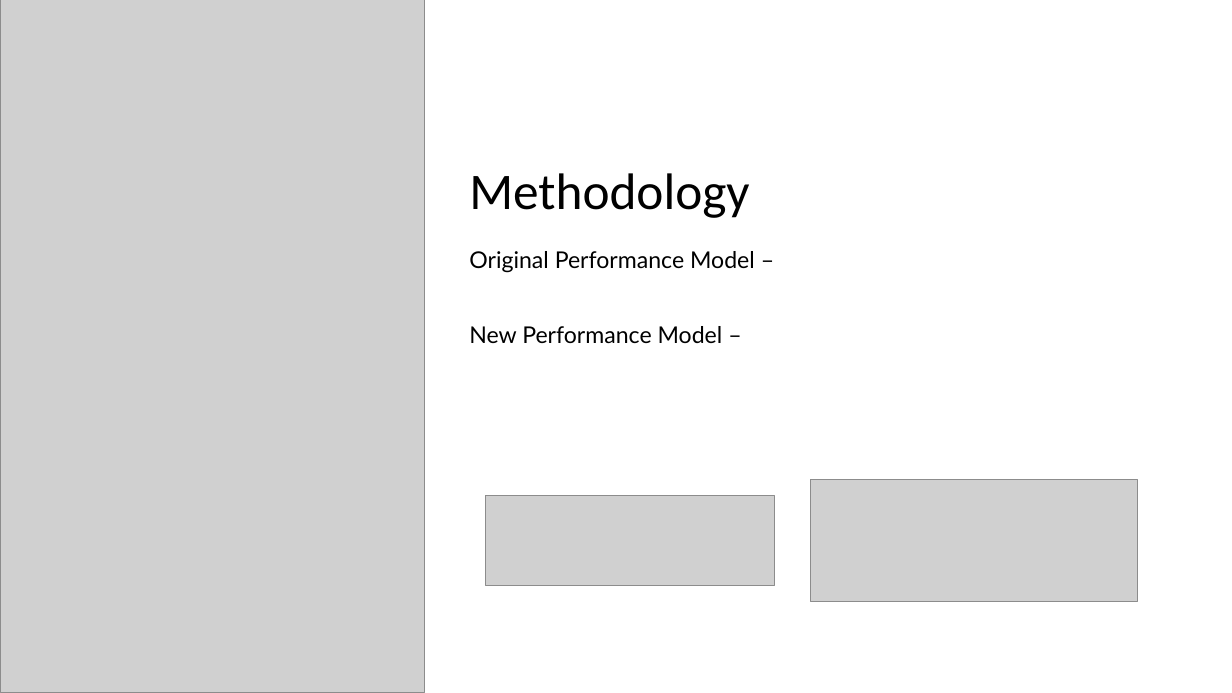
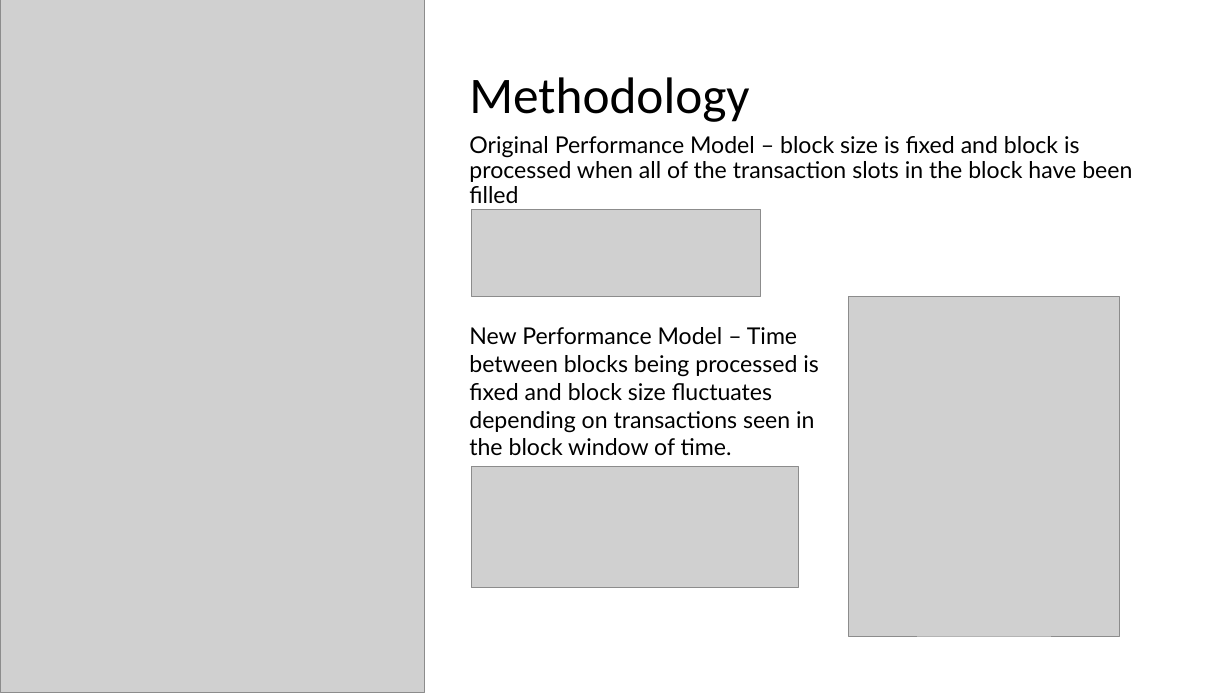
Before and after one commit to andrewqsmith/Block-Size-Optimization-for-VBASBS-Queueing-Model-for-Blockchain, a slide deck: slide 5 of Group Presentation.pptx (slide 4 before the commit). Drawn at 1232x693 pixels with LibreOffice and Linux fonts; fonts in the diff are those of the drawing; grey boxes stand for pictures. Boxes give left, top, right and bottom in pixels: in the first picture for what was removed or moved away, otherwise in the second. Text is boxed around its words. In the diff, an @@ line names an element or a change of style, - is before the commit and + after.

```diff
--- a/Group Presentation.pptx
+++ b/Group Presentation.pptx
@@ title "Methodology": place and size @@
-title "Methodology" at [469,173,749,218]
+title "Methodology" at [469,77,749,122]
@@ text at [469,136,1132,455]: text changed @@
-Original Performance Model –
-New Performance Model –
+Original Performance Model – block size is fixed and block is processed when all of the transaction slots in the block have been filled
+New Performance Model – Time
+between blocks being processed is
+fixed and block size fluctuates
+depending on transactions seen in
+the block window of time.
@@ picture added at [471,210,761,297] @@
@@ picture added at [848,296,1119,636] @@
@@ picture: place and size @@
-picture at [811,480,1138,601]
+picture at [471,466,799,587]
@@ picture removed at [485,495,774,585] @@
```
Also in this commit, not shown: 1 other slide changed.
